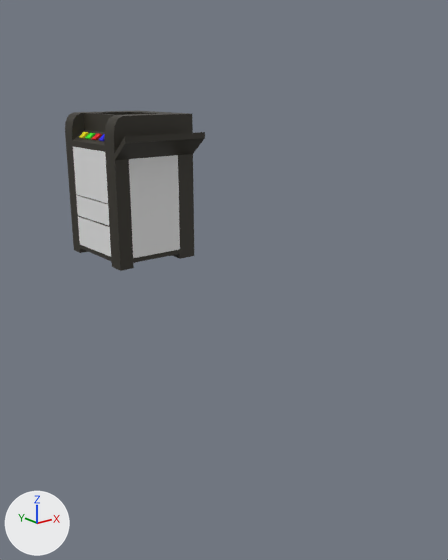
The FBX model Assets/Andreas/Assets/Printer.fbx, before and after one commit.
Rendered twice from a 50 mm lens placed at (-18.6, 4.4, 5.0), pointed at (0.8, 28.7, -4.7). Arrows for +X, +Y and +Z are at lower left; the lights stay in place. Where no turn or scale is listed for an object, it has been applied to the vertices.
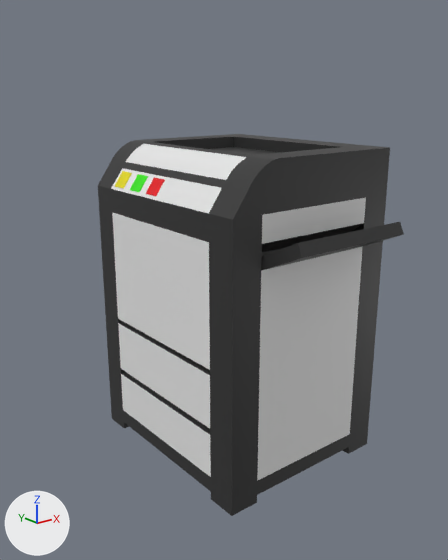
Diff of the bpy script that builds the scene:
```diff
--- a/Assets/Andreas/Assets/Printer.fbx.py
+++ b/Assets/Andreas/Assets/Printer.fbx.py
@@ mat_material_003 @@
+mat_material_003 = principled_material('Material.003')
+mat_material_003.base_color = (0.0293, 0.0293, 0.0293)  # black #303030
@@ me_cube_001 @@
+me_cube_001.from_pydata(...)  # 194 vertices, 194 faces; spans x -3.1..3.1, y -5.09..3.6, z -5.2..5.1
+# faces by material slot: [32, 162]
+me_cube_001.materials.append(mat_material_025)  # white #e7e7e7
+me_cube_001.materials.append(mat_material_003)  # black #303030
@@ ob_cube_002 @@
-ob_cube_002 = bpy.data.objects.new('Cube.002', me_cube_008)
-ob_cube_002.location = (4.22, 43.83, -1.66)
@@ ob_cube_006 @@
 ob_cube_006 = bpy.data.objects.new('Cube.006', me_cube_011)
-ob_cube_006.location = (1.68, 42.52, 1.68)
+ob_cube_006.location = (-8.46, 21.16, 2.1)
 ob_cube_006.rotation_euler = (0.0, -0.679, 0.0)  # degrees (0, -39, 0)
@@ ob_cube_007 @@
 ob_cube_007 = bpy.data.objects.new('Cube.007', me_cube_012)
-ob_cube_007.location = (1.68, 43.49, 1.68)
+ob_cube_007.location = (-8.46, 22.13, 2.1)
 ob_cube_007.rotation_euler = (0.0, -0.679, 0.0)  # degrees (0, -39, 0)
@@ ob_cube_005 @@
 ob_cube_005 = bpy.data.objects.new('Cube.005', me_cube_010)
-ob_cube_005.location = (1.68, 44.43, 1.68)
+ob_cube_005.location = (-8.46, 20.23, 2.1)
 ob_cube_005.rotation_euler = (0.0, -0.679, 0.0)  # degrees (0, -39, 0)
@@ ob_cube_011 @@
+ob_cube_011 = bpy.data.objects.new('Cube.011', me_cube_001)
+ob_cube_011.location = (-5.72, 19.88, -1.85)
```

Boxes (x1, y1, x2, y2) around the edits, measured in the pictures (448 x 560 px):
'Cube.011', added: after (98, 134, 404, 516)
    faces in mat_material_025 (white #e7e7e7): (111, 144, 366, 481)
    faces in mat_material_003 (black #303030): (98, 134, 404, 516)
'Cube.002', deleted: before (65, 111, 205, 271)
    faces in mat_material_007 (black #312e24): (65, 111, 205, 271)
    faces in mat_material_025 (white #e7e7e7): (73, 147, 180, 258)
'Cube.005', moved: before (85, 133, 95, 139); after (146, 178, 165, 196)
'Cube.006', moved: before (98, 134, 105, 141); after (130, 174, 148, 192)
'Cube.007', moved: before (91, 133, 102, 140); after (115, 171, 132, 188)
